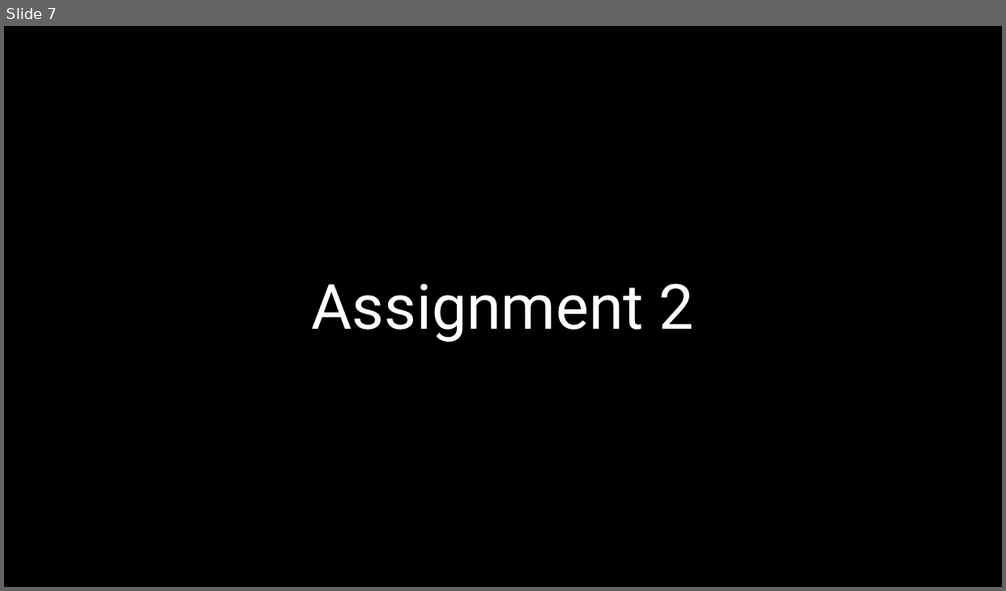
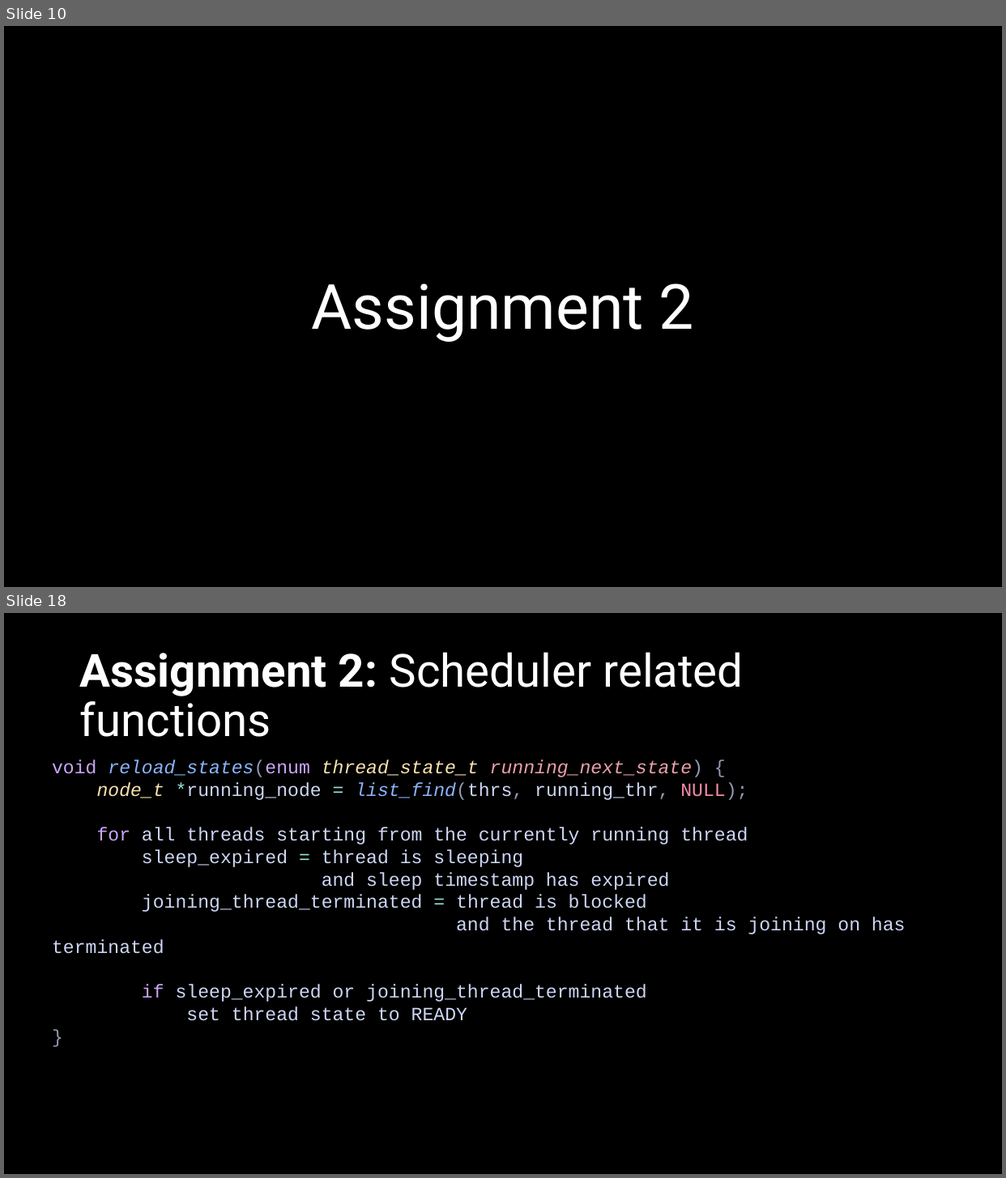
Before and after one commit to ACrispyCookie/ECE321-Concurrent-Programming, a slide deck: Project4/G9-4.pptx. Shown one above the other, each under a label of ours: slide 7 before the commit, slides 10 and 18 after it; the slides between them are not shown. The pictures are 1006x591 and 1006x1178 pixels, drawn with LibreOffice and Linux fonts; fonts in the diff are those of the drawing. Boxes give left, top, right and bottom in pixels: in the first picture for what was removed or moved away, otherwise in the second. Text is boxed around its words. In the diff, an @@ line names an element or a change of style, - is before the commit and + after.

```diff
--- a/Project4/G9-4.pptx
+++ b/Project4/G9-4.pptx
@@ slide 18 added at (4,613,1002,1174), background #000000 @@
@@ title added at (80,652,743,737), 44 pt, text #FFFFFF @@
+Assignment 2: Scheduler related functions
@@ text added at (52,760,906,1021), 18 pt, text #CDD6F4 @@
+void reload_states(enum thread_state_t running_next_state) {
+node_t *running_node = list_find(thrs, running_thr, NULL);
+for all threads starting from the currently running thread
+sleep_expired = thread is sleeping
+and sleep timestamp has expired
+joining_thread_terminated = thread is blocked
+and the thread that it is joining on has terminated
+if sleep_expired or joining_thread_terminated
+set thread state to READY
+}
@@ what was slide 7 is now slide 10 @@
```
Also in this commit, not shown: 6 slides changed, 26 other slides added, 6 other files.
